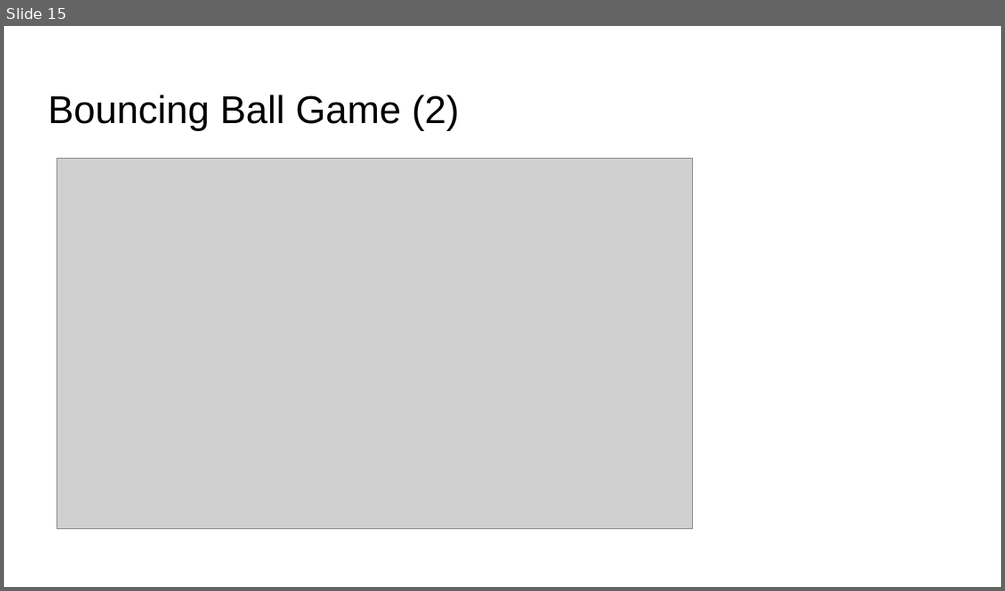
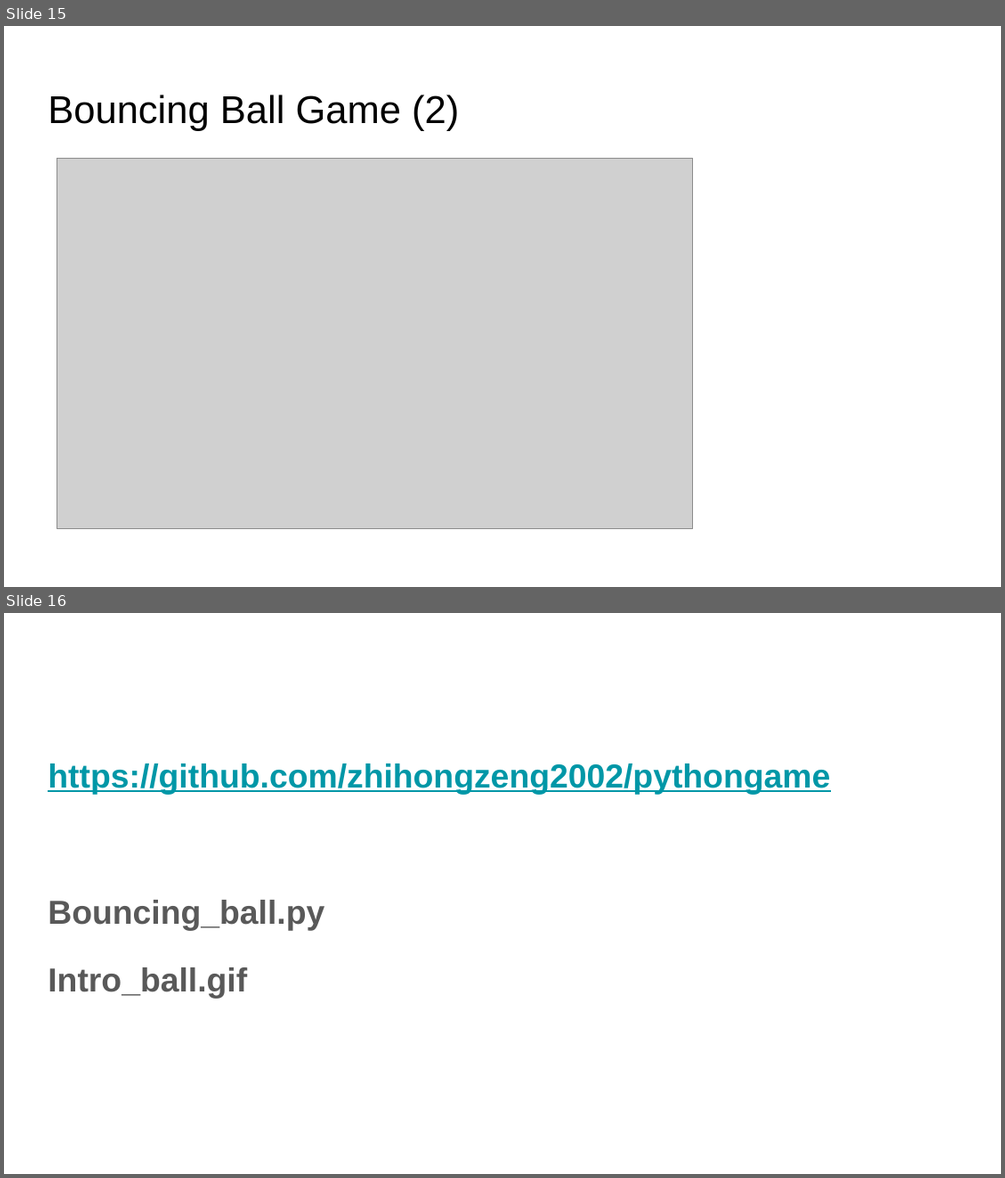
Before and after one commit to zhihongzeng2002/pythongame, a slide deck: 2/Bouncing Ball Game.pptx. Shown one above the other, each under a label of ours: slide 15 before the commit, slides 15 and 16 after it. The pictures are 1005x591 and 1005x1178 pixels, drawn with LibreOffice and Linux fonts; fonts in the diff are those of the drawing; grey boxes stand for pictures. Boxes give left, top, right and bottom in pixels: in the first picture for what was removed or moved away, otherwise in the second. Text is boxed around its words. In the diff, an @@ line names an element or a change of style, - is before the commit and + after.

```diff
--- a/2/Bouncing Ball Game.pptx
+++ b/2/Bouncing Ball Game.pptx
@@ slide 16 added at [4,613,1001,1174], background #FFFFFF @@
@@ text added at [48,763,830,998], 24 pt, text #0097A7, bold, underline @@
+https://github.com/zhihongzeng2002/pythongame
+Bouncing_ball.py
+Intro_ball.gif
```
Also in this commit, not shown: 3 slides changed.
